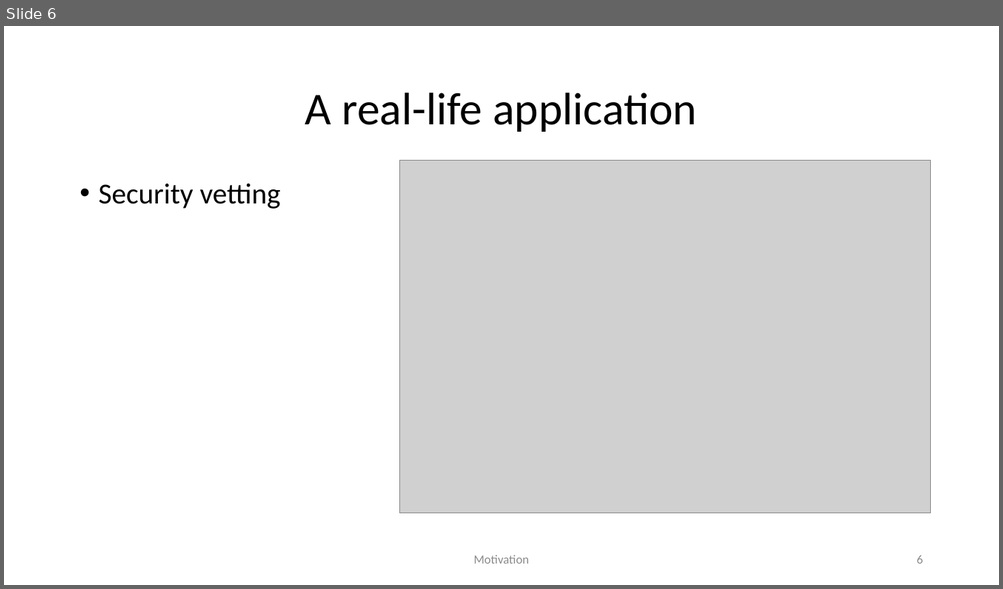
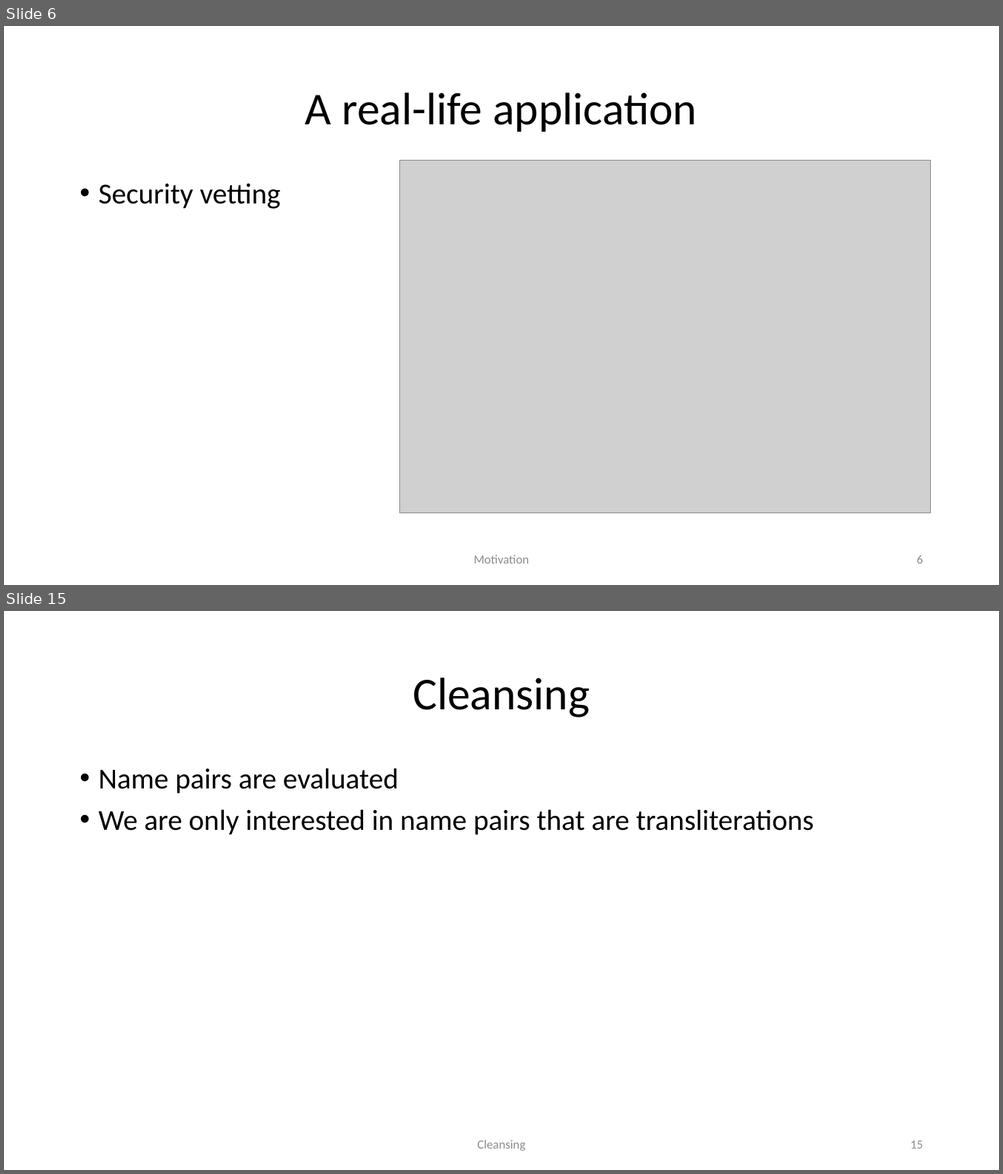
Before and after one commit to yu-greenland/name_transliteration, a slide deck: documents/actual presentation.pptx. Shown one above the other, each under a label of ours: slide 6 before the commit, slides 6 and 15 after it; the slides between them are not shown. The pictures are 1003x589 and 1003x1174 pixels, drawn with LibreOffice and Linux fonts; fonts in the diff are those of the drawing; grey boxes stand for pictures. Boxes give left, top, right and bottom in pixels: in the first picture for what was removed or moved away, otherwise in the second. Text is boxed around its words. In the diff, an @@ line names an element or a change of style, - is before the commit and + after.

```diff
--- a/documents/actual presentation.pptx
+++ b/documents/actual presentation.pptx
@@ slide 15 added at <box>4,611,999,1170</box>, background #FFFFFF @@
@@ title added at <box>412,678,589,718</box>, 44 pt, text #000000 @@
+Cleansing
@@ text added at <box>99,768,814,835</box>, 28 pt, text #000000 @@
+• Name pairs are evaluated
+• We are only interested in name pairs that are transliterations
@@ text added at <box>477,1140,525,1151</box>, 12 pt, text #8C8C8C @@
+Cleansing
@@ page number added at <box>910,1141,922,1149</box>, 12 pt, text #8C8C8C @@
+15
```
Also in this commit, not shown: 2 slides changed, 22 other slides added, 3 other files.
